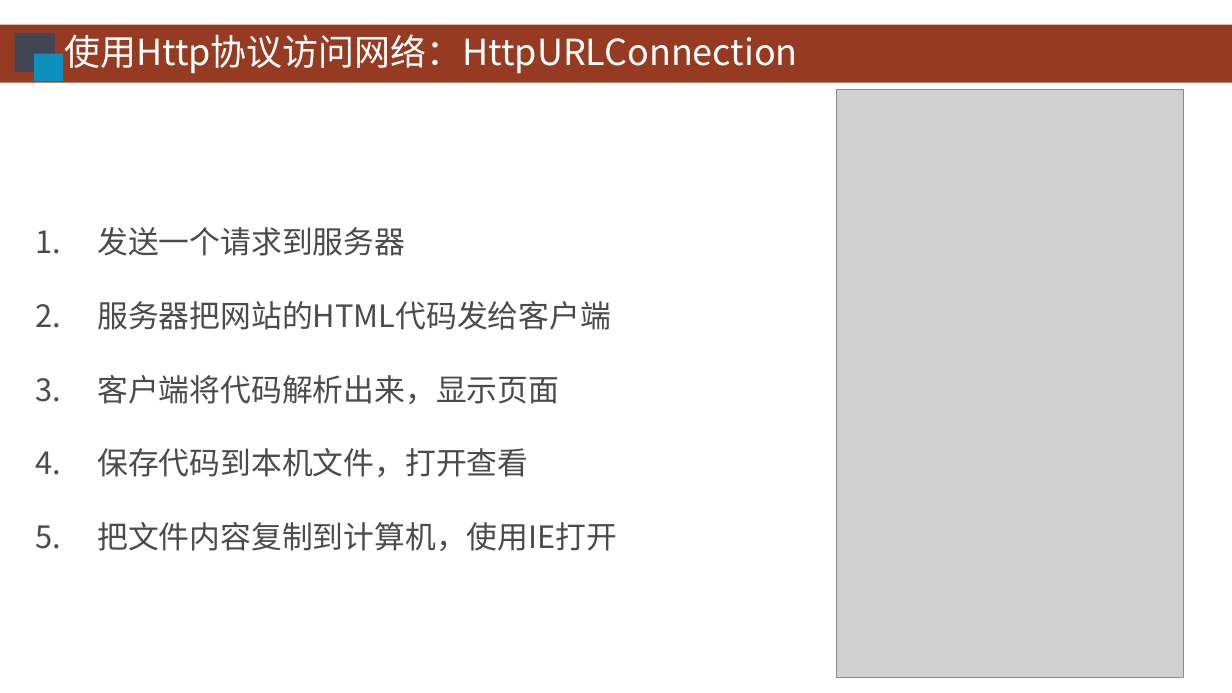
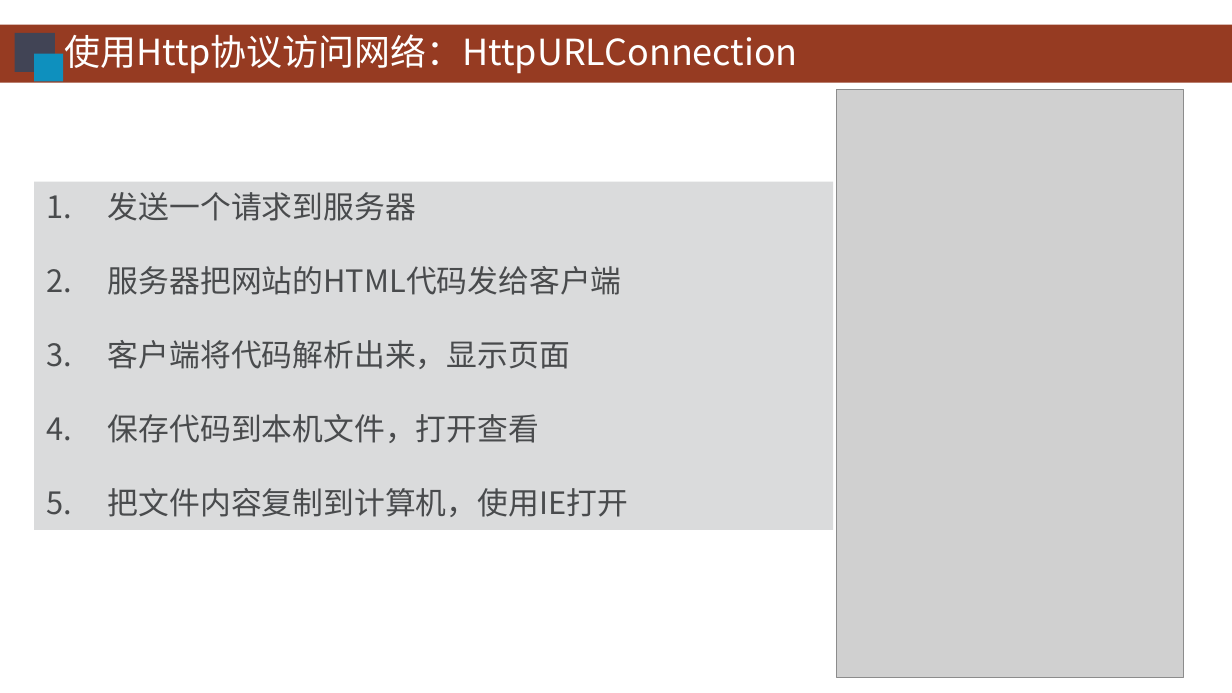
Before and after one commit to HBU/Android-PPT, a slide deck: slide 3 of 09.0 -- 网络通信 -- 第09章.pptx. Drawn at 1232x693 pixels with LibreOffice and Linux fonts; fonts in the diff are those of the drawing; grey boxes stand for pictures; background and template pictures are left out. Boxes give left, top, right and bottom in pixels: in the first picture for what was removed or moved away, otherwise in the second. Text is boxed around its words. In the diff, an @@ line names an element or a change of style, - is before the commit and + after.

```diff
--- a/09.0 -- 网络通信 -- 第09章.pptx
+++ b/09.0 -- 网络通信 -- 第09章.pptx
@@ rectangle "发送一个请求到服务器": place and size @@
-rectangle "发送一个请求到服务器" at (97, 227, 617, 551)
+rectangle "发送一个请求到服务器" at (34, 181, 833, 530)
@@ rectangle "发送一个请求到服务器" at (34, 181, 833, 530): fill none to #DADBDC @@
```
Also in this commit, not shown: 14 other slides changed, 2 other files.
